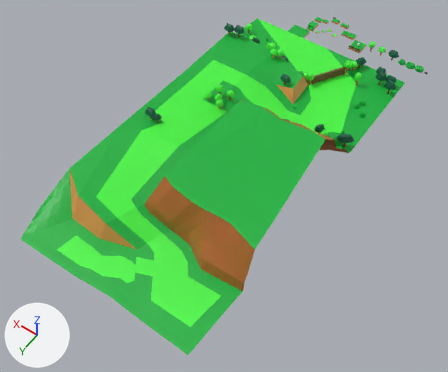
Two versions of the Blender file public/assets/blend/world/Level2World.blend, one commit apart.
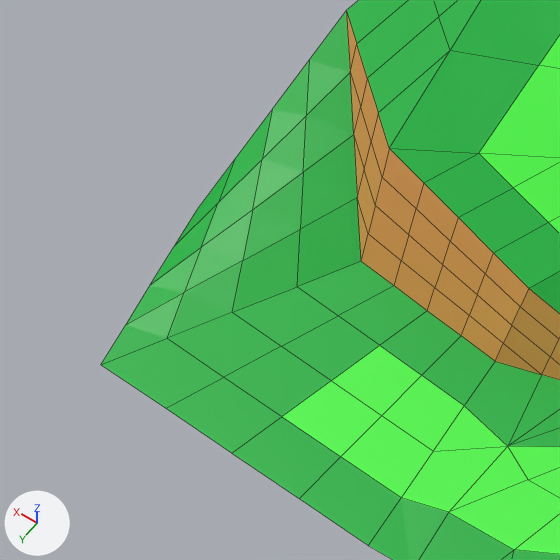
The first picture shows the older version from a camera (50 mm lens) standing at (-82.8, 223.3, 187.8) and looking at (5.4, 99.8, -6.3). The close-ups show both versions on the part from 0% to 25% of the width and 45% to 75% of the height of that picture. Lighting does not change. The marker at lower left points along +X, +Y and +Z. The close-ups show mesh edges as thin lines.

Names of what the first close-up shows: 'Terrain'.
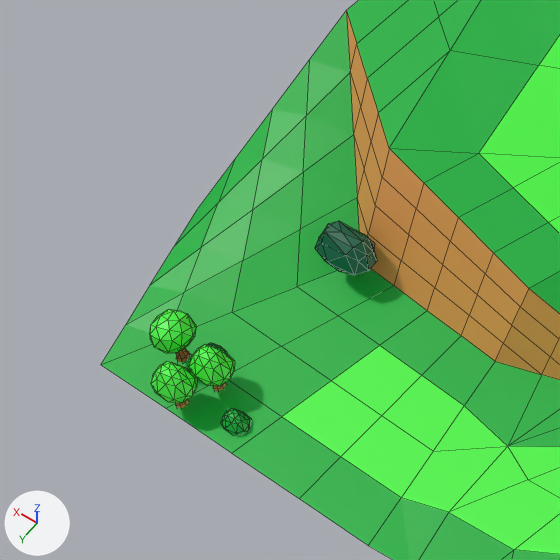
Boxes [x1, y1, x2, y2] around the edits, measured in the close-ups (560 x 560 px):
'check3_treesnshrubs', added (green)
    after: [150, 221, 377, 435]

Patch to the scene script:
```diff
--- a/public/assets/blend/world/Level2World.blend.py
+++ b/public/assets/blend/world/Level2World.blend.py
@@ me_circle_009 @@
+me_circle_009.from_pydata(...)  # 980 vertices, 1435 faces; spans x -28.3..44.9, y 138.8..166.4, z -0.3..5.2
+me_circle_009.materials.append(mat_hept32)  # picture img_hept32_8x_png
@@ ob_check3_treesnshrubs @@
+ob_check3_treesnshrubs = bpy.data.objects.new('check3_treesnshrubs', me_circle_009)
+ob_check3_treesnshrubs.location = (0.0, 0.0, 0.0)
```
